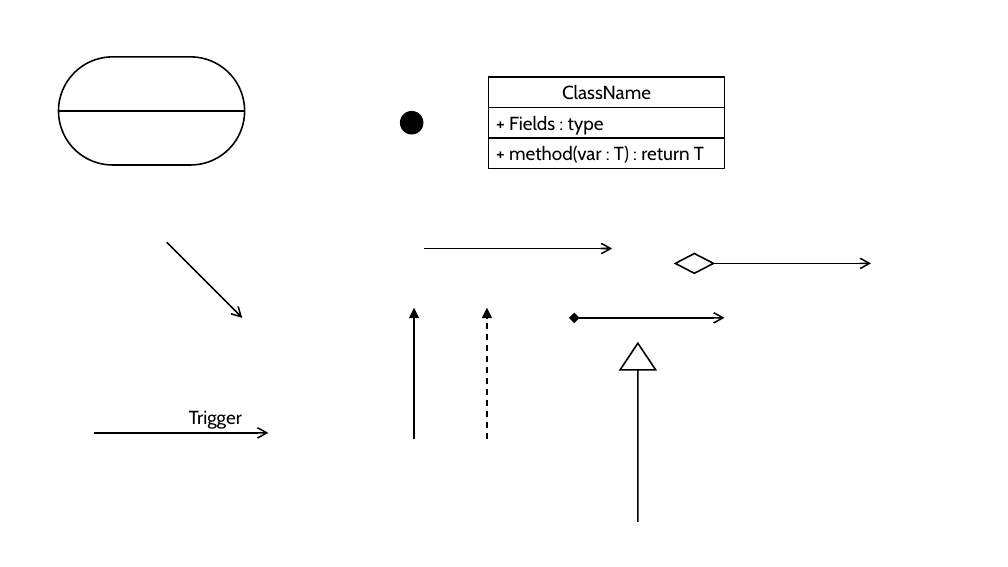
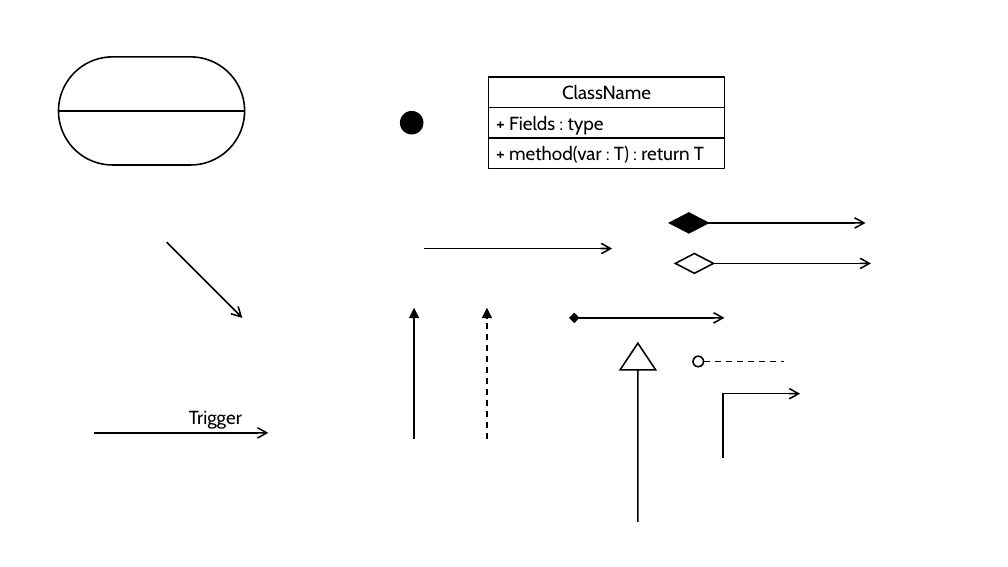
Before and after one commit to speedbird-kk/cbl-math-game, a slide deck: slide 1 of Experimentation/CBL diagrams draft.pptx. Drawn at 1008x567 pixels with LibreOffice and Linux fonts; fonts in the diff are those of the drawing. Boxes give left, top, right and bottom in pixels: in the first picture for what was removed or moved away, otherwise in the second. Text is boxed around its words. In the diff, an @@ line names an element or a change of style, - is before the commit and + after.

```diff
--- a/Experimentation/CBL diagrams draft.pptx
+++ b/Experimentation/CBL diagrams draft.pptx
@@ diamond added at [670,213,709,233], fill #000000, outline #000000 1.5 pt @@
@@ arrow added from (708, 223) to (866, 223), #000000 1.5 pt @@
@@ ellipse added at [693,356,704,367], outline #000000 1.5 pt @@
@@ line added from (704, 361) to (784, 361), #000000 1.5 pt dashed @@
@@ elbow arrow added from (724, 457) to (800, 394), #000000 1.5 pt @@
```
Also in this commit, not shown: 3 other files.
